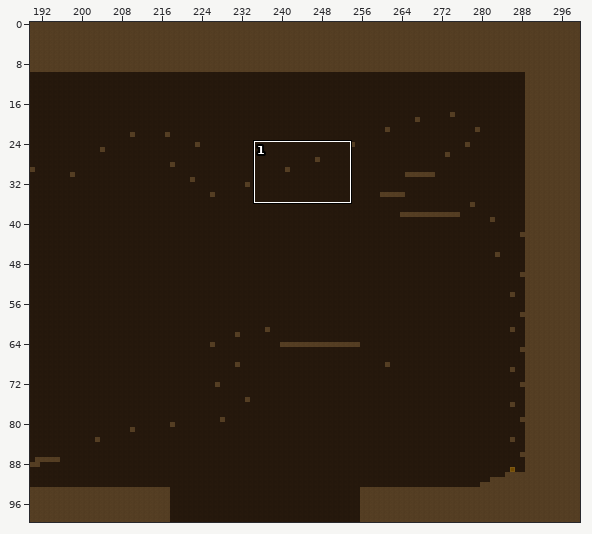
Two versions of a level (Tiled map, Assets/Tiled/CastleDungeonMapGuy.tmx). Above: a wide view before the commit, with the close-up outlined.
Close-up. First the earlier version:
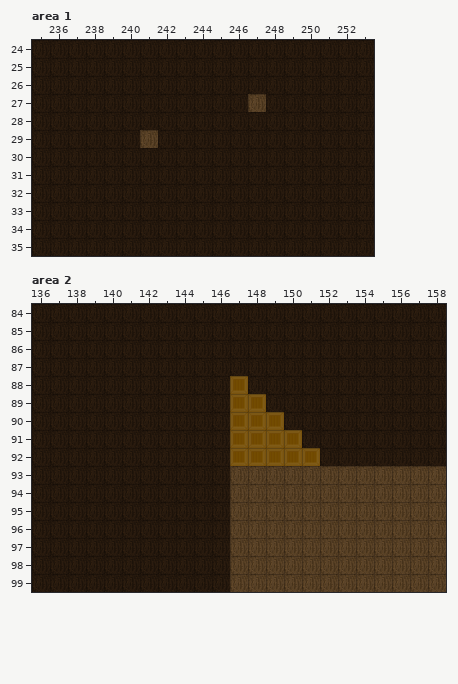
Cells are 64x64 px. Shown: area 1 x 235..253, y 24..35; area 2 x 136..158, y 84..99. The commit also changed other parts of the map, which this record leaves out.
The same view after the edit:
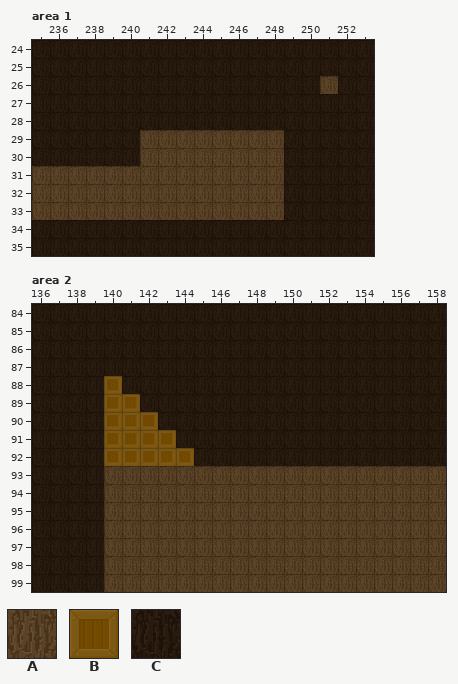
Key: from "tiles_spritesheet": A 4, B 6, C 11.
_ is an empty cell.
Tiles of an added or newly shown layer are drawn over the layers below it.
Edits made:
Layer "Tile Layer 1" (removed), area 1:
y 26: x 251 C -> _
y 27: x 247 A -> _
y 29: x 242..248 CCCCCCC -> _______
y 30: x 241..248 CCCCCCCC -> ________
y 31..33: x 235..248 CCCCCCCCCCCCCC -> ______________
Layer "BackGround" (added), area 1:
y 27: x 247 _ -> C
Layer "Walls" (added), area 1:
y 26: x 251 _ -> A
y 29: x 242..248 _______ -> AAAAAAA
y 30: x 241..248 ________ -> AAAAAAAA
y 31..33: x 235..248 ______________ -> AAAAAAAAAAAAAA
Layer "Tile Layer 1" (removed), area 2:
y 88: x 140 C -> _; x 147 B -> _
y 89: x 140..141 CC -> __; x 147..148 BB -> __
y 90: x 140..142 CCC -> ___; x 147..149 BBB -> ___
y 91: x 140..143 CCCC -> ____; x 147..150 BBBB -> ____
y 92: x 140..144 CCCCC -> _____; x 147..151 BBBBB -> _____
y 93..99: x 140..146 CCCCCCC -> _______
Layer "BackGround" (added), area 2:
y 88: x 147 _ -> C
y 89: x 147..148 __ -> CC
y 90: x 147..149 ___ -> CCC
y 91: x 147..150 ____ -> CCCC
y 92: x 147..151 _____ -> CCCCC
Layer "Walls" (added), area 2:
y 88: x 140 _ -> B
y 89: x 140..141 __ -> BB
y 90: x 140..142 ___ -> BBB
y 91: x 140..143 ____ -> BBBB
y 92: x 140..144 _____ -> BBBBB
Layer "Ground" (added), area 2:
y 93..99: x 140..146 _______ -> AAAAAAA
